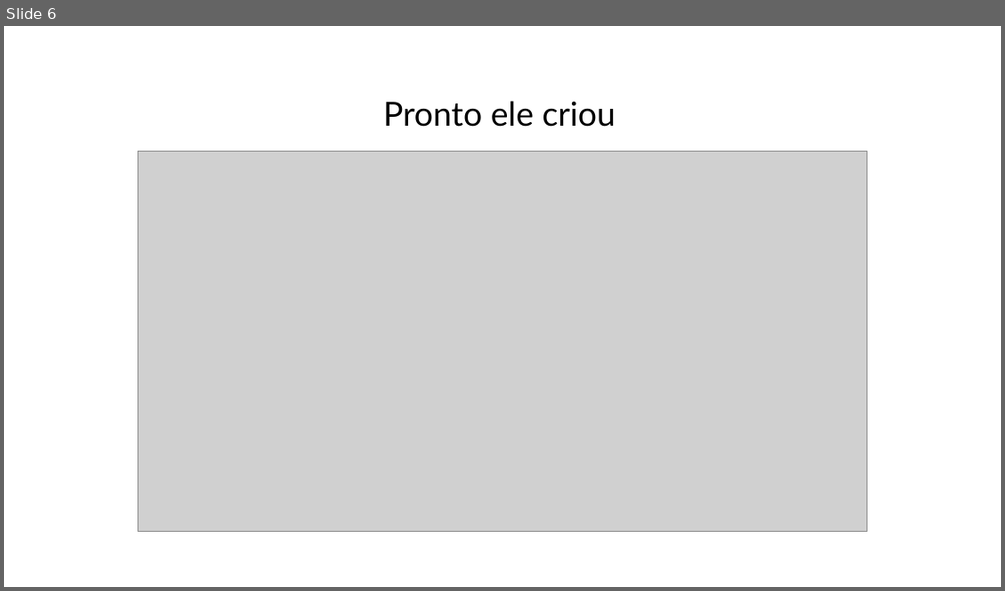
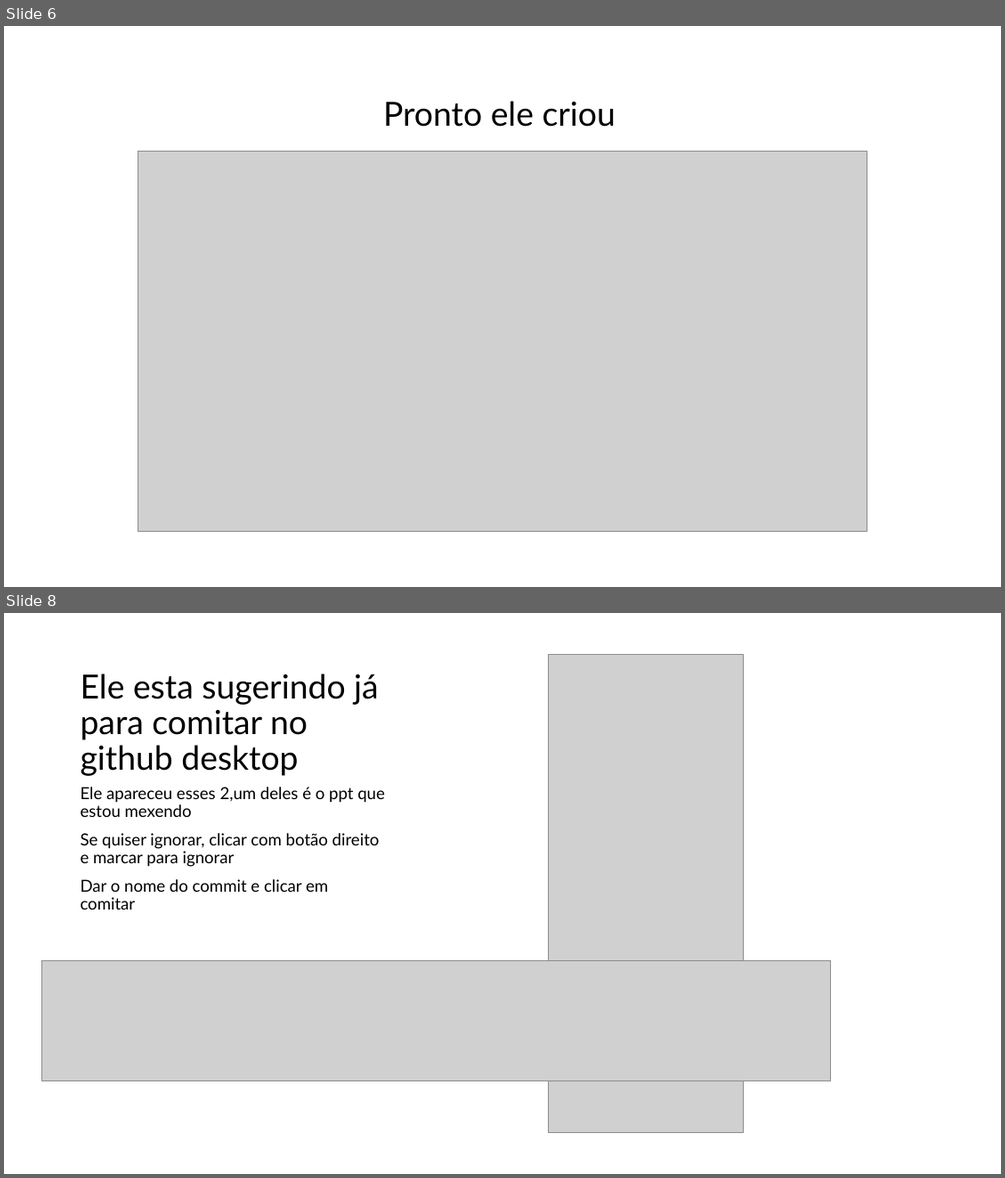
Before and after one commit to augluiz/Passo-a-passo-Github, a slide deck: Material básico para github e github desktop.pptx. Shown one above the other, each under a label of ours: slide 6 before the commit, slides 6 and 8 after it; the slides between them are not shown. The pictures are 1005x591 and 1005x1178 pixels, drawn with LibreOffice and Linux fonts; fonts in the diff are those of the drawing; grey boxes stand for pictures. Boxes give left, top, right and bottom in pixels: in the first picture for what was removed or moved away, otherwise in the second. Text is boxed around its words. In the diff, an @@ line names an element or a change of style, - is before the commit and + after.

```diff
--- a/Material básico para github e github desktop.pptx
+++ b/Material básico para github e github desktop.pptx
@@ slide 8 added at [4, 613, 1001, 1174], background #FFFFFF @@
@@ picture added at [549, 655, 744, 1133] @@
@@ title added at [81, 674, 379, 776], 32 pt, text #000000 @@
+Ele esta sugerindo já para comitar no github desktop
@@ text added at [81, 787, 385, 909], 16 pt, text #000000 @@
+Ele apareceu esses 2,um deles é o ppt que estou mexendo
+Se quiser ignorar, clicar com botão direito e marcar para ignorar
+Dar o nome do commit e clicar em comitar
@@ picture added at [42, 961, 830, 1081] @@
```
Also in this commit, not shown: 2 other slides added.
